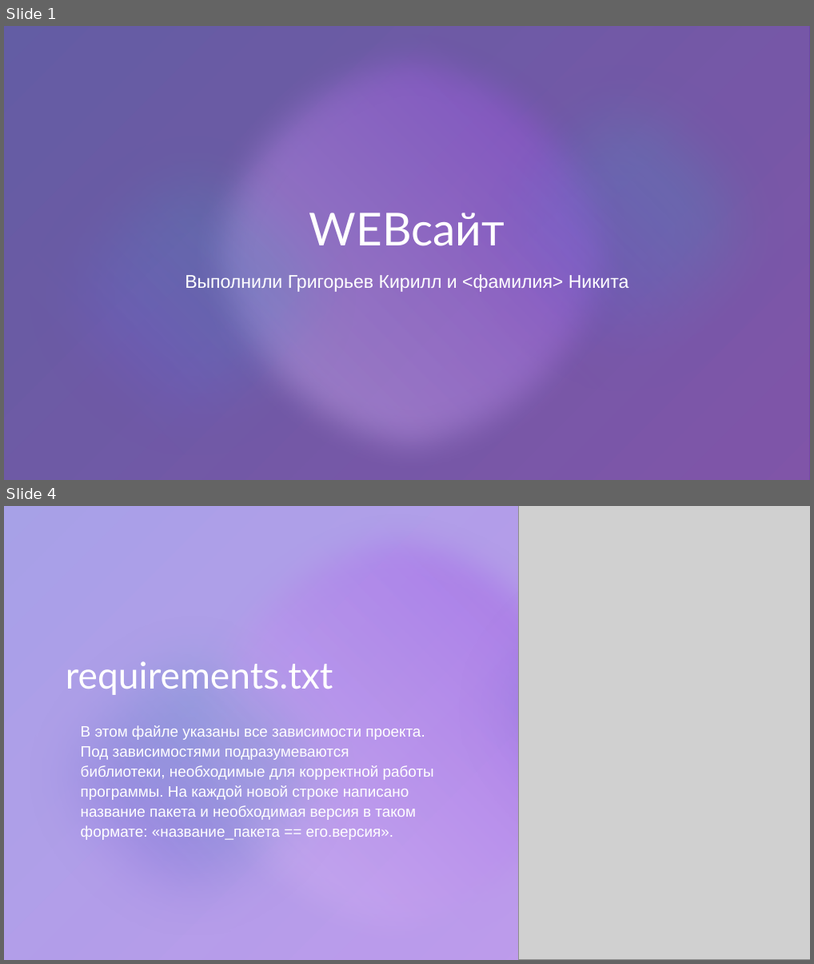
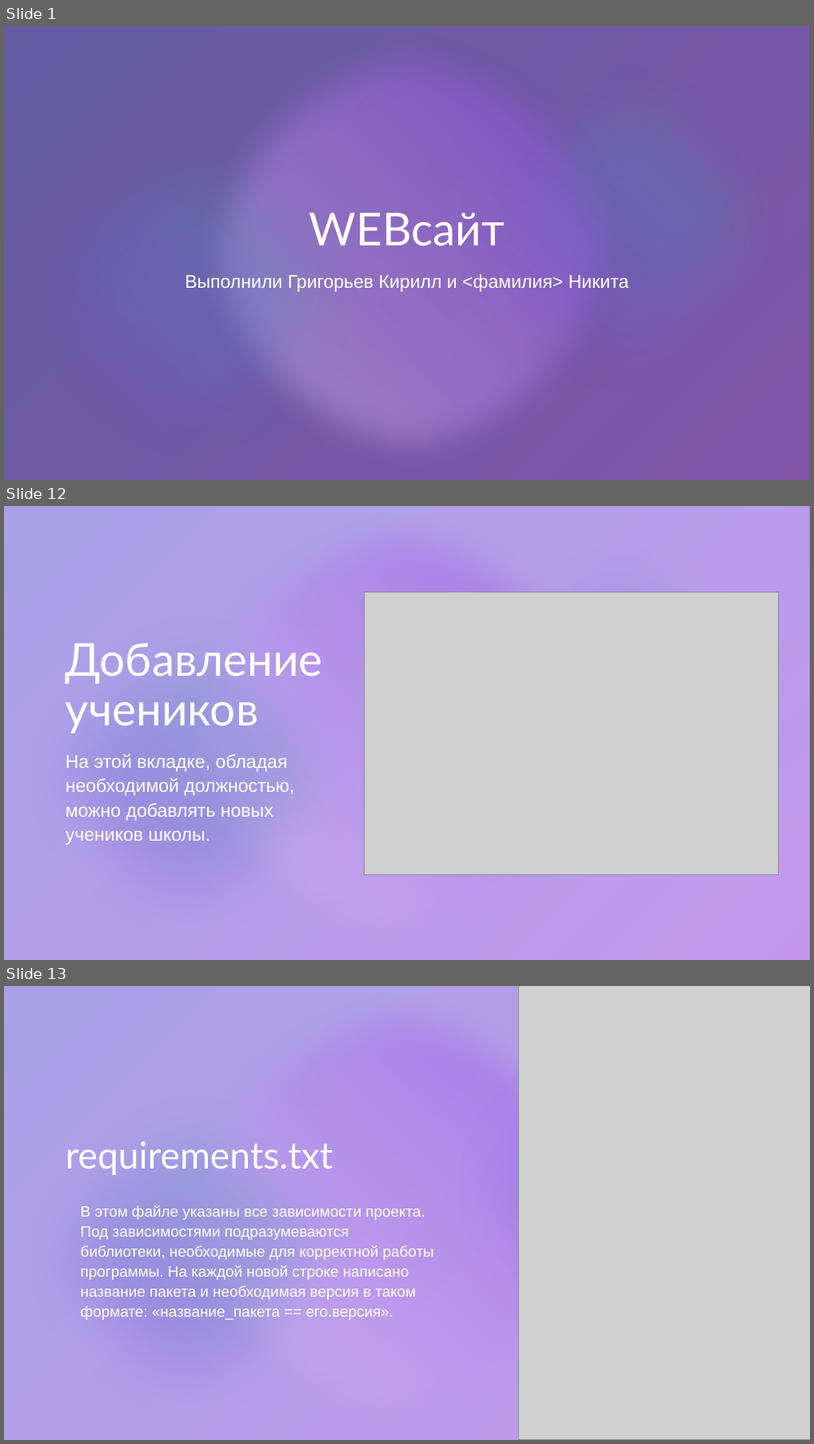
Before and after one commit to NeMolliriK/web-site, a slide deck: files/Презентация.pptx. Shown one above the other, each under a label of ours: slides 1 and 4 before the commit, slides 1, 12 and 13 after it; the slides between them are not shown. The pictures are 814x964 and 814x1444 pixels, drawn with LibreOffice and Linux fonts; fonts in the diff are those of the drawing; grey boxes stand for pictures; background and template pictures are left out; a plain dark background stands for a picture behind light text. Boxes give left, top, right and bottom in pixels: in the first picture for what was removed or moved away, otherwise in the second. Text is boxed around its words. In the diff, an @@ line names an element or a change of style, - is before the commit and + after.

```diff
--- a/files/Презентация.pptx
+++ b/files/Презентация.pptx
@@ slide 12 added at (4,506,810,960), background #FFFFFF; not listed: 1 template element that a slide beside it also shows @@
@@ frame added at (4,506,810,960), fill gradient #4F41D5 to #8A30E0 @@
@@ rectangle added at (4,506,810,960), fill #FFFFFF @@
@@ rectangle added at (4,506,810,960), fill gradient #4F41D5 to #8A30E0 @@
@@ rectangle added at (4,506,810,960), fill #F2F3F0 at 20% opacity @@
@@ ellipse added at (172,506,626,960), fill gradient #E8D6F9 to #8A30E0 @@
@@ ellipse added at (430,518,810,900), fill gradient #8A30E0 to #2AC2AB @@
@@ ellipse added at (4,590,384,960), fill gradient #8A30E0 to #2AC2AB @@
@@ picture added at (365,592,779,875) @@
@@ title added at (66,643,323,733), 54 pt, text #FFFFFF @@
+Добавление учеников
@@ text added at (66,754,294,844), 22 pt, text #FFFFFF @@
+На этой вкладке, обладая необходимой должностью, можно добавлять новых учеников школы.
@@ what was slide 4 is now slide 13 @@
```
Also in this commit, not shown: 1 slide changed, 10 other slides added, 2 slides removed, 1 other file.
